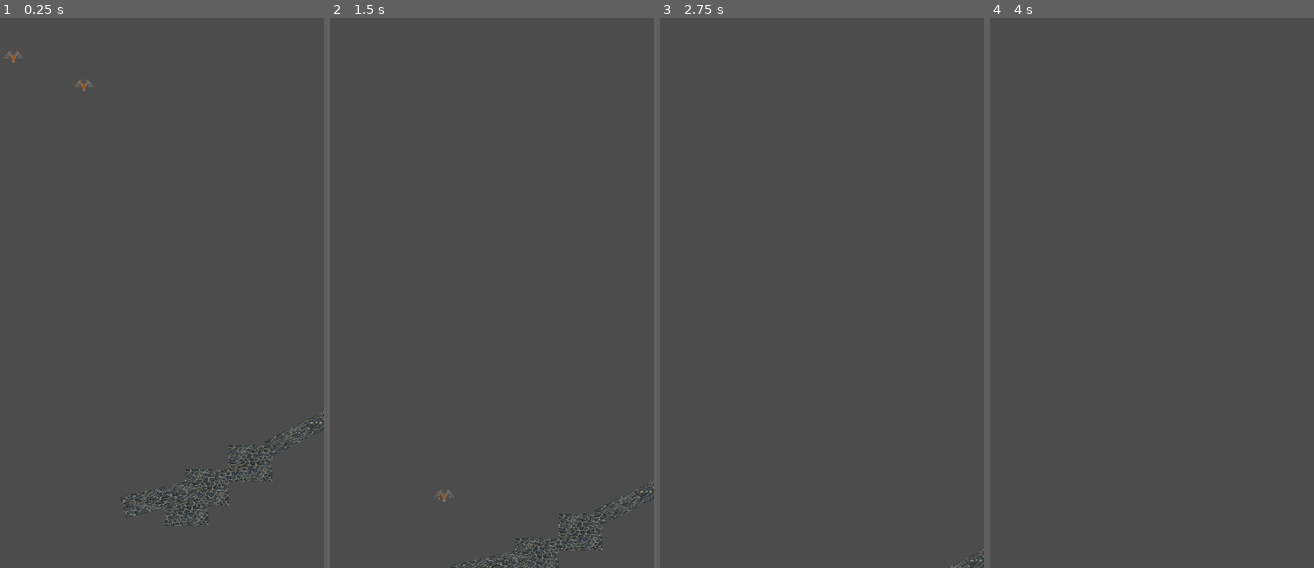
Above: before the commit, frames 1-4 (left to right).
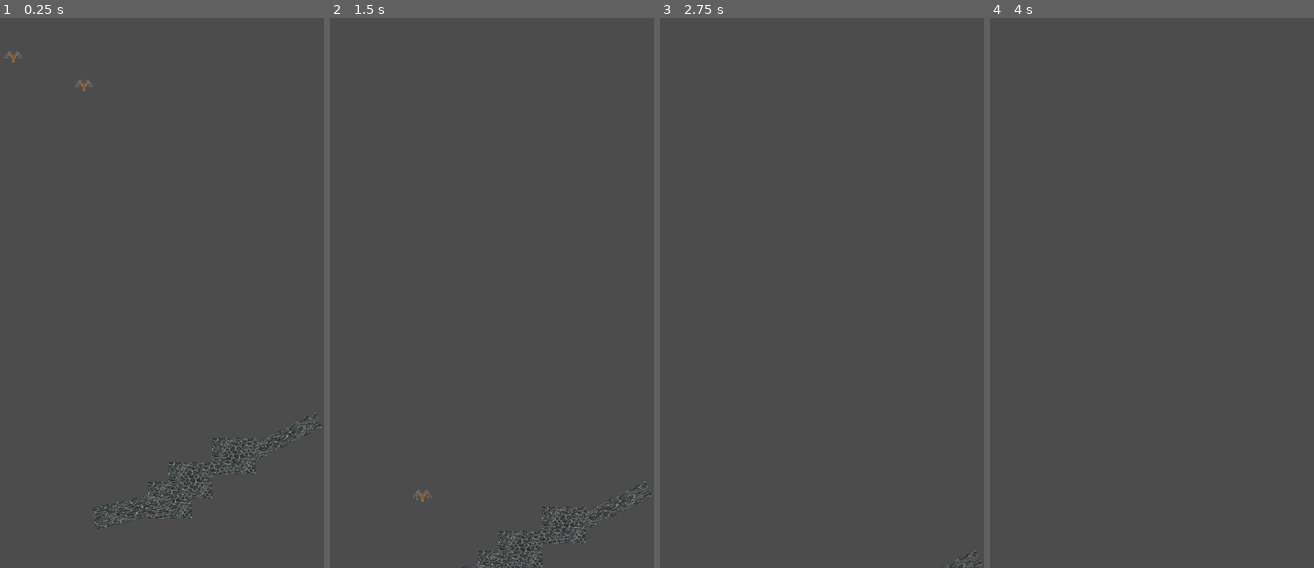
Above: after the commit, the same moments.

Repository: downhillGames/WebOfWar
Game: Godot game, scene res://MAin.tscn
The game is run twice, just before and just after one commit, with the same random seed, the same clock (stepped at 60 frames per second) and the same inputs.
Inputs:
- Up to frame 1 (0.25 s): no input
- Up to frame 2 (1.5 s): tap Enter (ui_accept) at 0.5, 0.77 s; hold D (2p_right) from 0.53 s (still down); tap Q (2p_accept) at 0.6, 1.35 s
- Up to frame 3 (2.75 s): tap Enter (ui_accept) at 1.52 s; release D (2p_right) at 2.03 s; hold A (2p_left) from 2.03 s (still down); tap Q (2p_accept) at 2.1 s
- Up to frame 4 (4 s): release A (2p_left) at 2.78 s; hold D (2p_right) from 2.78 s (still down); tap Q (2p_accept) at 2.85, 3.6 s; tap Enter (ui_accept) at 3.02, 3.5, 3.77 s

The runs differ from the first frame. In frame 1, 2.2% of the frame differs, in the area x 28-100%, y 71-93%; in frame 2, 1.6%; in frame 3, 0.1%; in frame 4, nothing differs.
Error before the commit: Invalid set index 'position' (on base: 'Nil') with value of type 'Vector2'. (res://test.gd:60)
Error after the commit: Invalid set index 'position' (on base: 'Nil') with value of type 'Vector2'. (res://test.gd:61)

Commit message:
nacaio update 5:45

Diff:
--- a/MAin.tscn
+++ b/MAin.tscn
@@ -27,16 +27,16 @@
 scale = Vector2( 0.109062, 0.143089 )
 texture = ExtResource( 2 )
 
-[node name="KinematicBody2D2" type="KinematicBody2D" parent="."]
+[node name="Trash" type="KinematicBody2D" parent="."]
 position = Vector2( 114, 35 )
 scale = Vector2( 0.25, 0.25 )
 script = ExtResource( 5 )
 
-[node name="CollisionShape2D" type="CollisionShape2D" parent="KinematicBody2D2"]
+[node name="CollisionShape2D" type="CollisionShape2D" parent="Trash"]
 position = Vector2( 12, 0 )
 shape = SubResource( 1 )
 
-[node name="Sprite" type="Sprite" parent="KinematicBody2D2"]
+[node name="Sprite" type="Sprite" parent="Trash"]
 position = Vector2( -500, -208 )
 scale = Vector2( 0.109062, 0.143089 )
 texture = ExtResource( 2 )
--- a/Platform_test.tscn
+++ b/Platform_test.tscn
@@ -1,20 +1,28 @@
-[gd_scene load_steps=3 format=2]
+[gd_scene load_steps=4 format=2]
 
 [ext_resource path="res://Assets/Cobblestone.png" type="Texture" id=1]
 
 [sub_resource type="RectangleShape2D" id=2]
 extents = Vector2( 234.937, 228.09 )
 
+[sub_resource type="Animation" id=3]
+resource_name = "trackslash"
+length = 0.666667
+step = 0.166667
+
 [node name="Platform_test" type="StaticBody2D"]
 position = Vector2( -4, 1 )
 scale = Vector2( 0.5, 0.5 )
 
 [node name="Sprite" type="Sprite" parent="."]
-position = Vector2( 74, 34 )
+position = Vector2( 14, 8 )
 scale = Vector2( 0.308594, 0.259766 )
 texture = ExtResource( 1 )
 
 [node name="CollisionShape2D" type="CollisionShape2D" parent="."]
-position = Vector2( 74, 32.0001 )
+position = Vector2( 14, 8 )
 scale = Vector2( 0.308594, 0.259766 )
 shape = SubResource( 2 )
+
+[node name="slash_attack" type="AnimationPlayer" parent="."]
+anims/trackslash = SubResource( 3 )
--- a/Spider2.gd
+++ b/Spider2.gd
@@ -44,3 +44,5 @@
 		on_floor = true
 	else:
 		on_floor = false
+
+# Create a Tween object and add it to the node you want to animate
--- a/platform1.tscn
+++ b/platform1.tscn
@@ -6,19 +6,27 @@
 scale = Vector2( 0.970749, 0.59053 )
 
 [node name="Platform_test" parent="." instance=ExtResource( 1 )]
-position = Vector2( -371.878, 93.1367 )
+position = Vector2( -240.021, 123.618 )
+scale = Vector2( -0.694973, 1.30768 )
 
 [node name="Platform_test4" parent="." instance=ExtResource( 1 )]
-position = Vector2( 116.405, 281.104 )
-rotation = 0.286172
-scale = Vector2( 1.36393, 0.5 )
+position = Vector2( -234.863, 8.46735 )
+rotation = 0.00368677
+scale = Vector2( 0.429013, 0.594125 )
 
 [node name="Platform_test2" parent="." instance=ExtResource( 1 )]
-position = Vector2( -297.406, 125.333 )
-rotation = 0.231113
-scale = Vector2( 1.54289, -0.472683 )
+position = Vector2( -336.149, 259.614 )
+rotation = 0.011236
+scale = Vector2( -0.750295, 1.30509 )
 
 [node name="Platform_test3" parent="." instance=ExtResource( 1 )]
-position = Vector2( -59.7476, 152.406 )
-rotation = 0.610744
-scale = Vector2( 1.49953, 0.393359 )
+position = Vector2( -296.515, 15.9152 )
+rotation = 0.0257756
+scale = Vector2( 0.402057, 0.749654 )
+
+[node name="Platform_test5" parent="." instance=ExtResource( 1 )]
+position = Vector2( -166.881, 15.2405 )
+
+[node name="Platform_test" parent="Platform_test5" instance=ExtResource( 1 )]
+position = Vector2( 144.219, -27.0943 )
+scale = Vector2( 0.76582, 0.991918 )
--- a/platform2.tscn
+++ b/platform2.tscn
@@ -5,22 +5,22 @@
 [node name="platform2" type="Node2D"]
 
 [node name="Platform_test" parent="." instance=ExtResource( 1 )]
-position = Vector2( -71, -8 )
+position = Vector2( -80, 10 )
 
 [node name="Platform_test2" parent="." instance=ExtResource( 1 )]
-position = Vector2( 0, -44 )
+position = Vector2( 90, 81 )
 scale = Vector2( 0.25, 0.25 )
 
 [node name="Platform_test3" parent="." instance=ExtResource( 1 )]
-position = Vector2( -154, 71 )
+position = Vector2( -234, -45 )
 rotation = -0.444815
-scale = Vector2( 0.73083, 0.364173 )
+scale = Vector2( 0.643187, 0.625721 )
 
 [node name="Platform_test4" parent="." instance=ExtResource( 1 )]
-position = Vector2( 124, -60 )
+position = Vector2( 120, -112 )
 rotation = -0.462806
 scale = Vector2( 0.5, 0.267999 )
 
 [node name="Platform_test5" parent="." instance=ExtResource( 1 )]
-position = Vector2( 29, -56 )
+position = Vector2( 22, -103 )
 scale = Vector2( 0.763948, 0.163657 )
--- a/platform3.tscn
+++ b/platform3.tscn
@@ -5,27 +5,26 @@
 [node name="platform3" type="Node2D"]
 
 [node name="Platform_test" parent="." instance=ExtResource( 1 )]
-position = Vector2( -6, 40 )
-rotation = -0.621794
-scale = Vector2( 0.075223, 0.84837 )
+position = Vector2( 108, 30 )
+__meta__ = {
+"_edit_lock_": true
+}
 
 [node name="Platform_test2" parent="." instance=ExtResource( 1 )]
-position = Vector2( -102, 14 )
-scale = Vector2( -1.04668, 0.210881 )
+position = Vector2( 106, -35 )
 
 [node name="Platform_test3" parent="." instance=ExtResource( 1 )]
-position = Vector2( -59, 85 )
-rotation = 0.31817
-scale = Vector2( 1.52901, -0.138945 )
+position = Vector2( 46, -63 )
 
 [node name="Platform_test4" parent="." instance=ExtResource( 1 )]
-position = Vector2( -198, -72 )
-rotation = 0.426317
-scale = Vector2( 0.690208, -0.128579 )
-__meta__ = {
-"_edit_group_": true
-}
+position = Vector2( 0, -62 )
 
 [node name="Platform_test5" parent="." instance=ExtResource( 1 )]
-position = Vector2( -98, 18 )
-scale = Vector2( 0.356014, 1.80037 )
+position = Vector2( -49, -32 )
+
+[node name="Platform_test6" parent="." instance=ExtResource( 1 )]
+position = Vector2( -104, -2 )
+
+[node name="Platform_test7" parent="." instance=ExtResource( 1 )]
+position = Vector2( -83, 18 )
+scale = Vector2( -0.443648, 0.464406 )
--- a/platform4.tscn
+++ b/platform4.tscn
@@ -4,27 +4,20 @@
 
 [node name="Node2D" type="Node2D"]
 
+[node name="Platform_test" parent="." instance=ExtResource( 1 )]
+position = Vector2( -28, -20 )
+
 [node name="Platform_test2" parent="." instance=ExtResource( 1 )]
-position = Vector2( 45, 11 )
-rotation = 0.755736
-scale = Vector2( 0.37698, -2.36081 )
+position = Vector2( -99, 0 )
 
 [node name="Platform_test3" parent="." instance=ExtResource( 1 )]
-position = Vector2( 33, 37 )
-rotation = 2.59172
-scale = Vector2( 1.27388, 0.104835 )
+position = Vector2( 40, -45 )
 
 [node name="Platform_test4" parent="." instance=ExtResource( 1 )]
-position = Vector2( -344, 130 )
-rotation = -0.259349
-scale = Vector2( 0.866596, 0.164588 )
+position = Vector2( -80, 137 )
 
 [node name="Platform_test5" parent="." instance=ExtResource( 1 )]
-position = Vector2( -135, 70 )
-rotation = 0.141019
-scale = Vector2( 1.0125, 0.111042 )
+position = Vector2( -162, 55 )
 
 [node name="Platform_test6" parent="." instance=ExtResource( 1 )]
-position = Vector2( -248, 99 )
-rotation = -0.288371
-scale = Vector2( 0.872611, 0.141988 )
+position = Vector2( -269, 51 )
--- a/platform5.tscn
+++ b/platform5.tscn
@@ -5,21 +5,22 @@
 [node name="Node2D" type="Node2D"]
 
 [node name="Platform_test" parent="." instance=ExtResource( 1 )]
-position = Vector2( -85, 61 )
-rotation = -0.0110145
-scale = Vector2( 1.00837, 0.307525 )
+position = Vector2( 67, 20 )
 
 [node name="Platform_test2" parent="." instance=ExtResource( 1 )]
-position = Vector2( 18, 81 )
-rotation = 0.222466
-scale = Vector2( 0.828141, 0.186138 )
+position = Vector2( 202, 81 )
 
 [node name="Platform_test3" parent="." instance=ExtResource( 1 )]
-position = Vector2( -197, -30 )
-rotation = -0.903347
-scale = Vector2( 0.131012, 1.64404 )
+position = Vector2( 84, -27 )
 
 [node name="Platform_test4" parent="." instance=ExtResource( 1 )]
-position = Vector2( 134, 127 )
-rotation = 0.0971303
-scale = Vector2( 1.03997, 0.173445 )
+position = Vector2( 149, 25 )
+
+[node name="Platform_test5" parent="." instance=ExtResource( 1 )]
+position = Vector2( 28, 66 )
+
+[node name="Platform_test6" parent="." instance=ExtResource( 1 )]
+position = Vector2( -13, 126 )
+
+[node name="Platform_test7" parent="." instance=ExtResource( 1 )]
+position = Vector2( -92, 97 )
--- a/platform6.tscn
+++ b/platform6.tscn
@@ -5,25 +5,26 @@
 [node name="Node2D" type="Node2D"]
 
 [node name="Platform_test" parent="." instance=ExtResource( 1 )]
-position = Vector2( -11, -49 )
+position = Vector2( 124, 8 )
 scale = Vector2( 0.791023, 0.53807 )
 
 [node name="Platform_test2" parent="." instance=ExtResource( 1 )]
-position = Vector2( 94, -102 )
+position = Vector2( 18, -113 )
 
 [node name="Platform_test3" parent="." instance=ExtResource( 1 )]
-position = Vector2( -208, 22 )
+position = Vector2( -217, 108 )
 scale = Vector2( -0.273068, 0.400489 )
 
 [node name="Platform_test4" parent="." instance=ExtResource( 1 )]
-position = Vector2( -148, 32 )
+position = Vector2( -121, 14 )
 rotation = 1.61319
 scale = Vector2( 0.379905, 0.583686 )
 
 [node name="Platform_test5" parent="." instance=ExtResource( 1 )]
-position = Vector2( -134, 7 )
+position = Vector2( -58, 102 )
 scale = Vector2( 0.881193, 0.485024 )
 
 [node name="Platform_test6" parent="." instance=ExtResource( 1 )]
-position = Vector2( 158, -157 )
-scale = Vector2( 0.226629, 0.840821 )
+position = Vector2( 272, -226 )
+rotation = 0.989229
+scale = Vector2( 0.311306, 1.40128 )
--- a/platform7.tscn
+++ b/platform7.tscn
@@ -5,38 +5,22 @@
 [node name="Node2D" type="Node2D"]
 
 [node name="Platform_test" parent="." instance=ExtResource( 1 )]
-position = Vector2( -19, -277 )
-rotation = -0.446743
-scale = Vector2( 1.49365, 0.175152 )
+position = Vector2( -180, 23 )
 
 [node name="Platform_test2" parent="." instance=ExtResource( 1 )]
-position = Vector2( 62, -27 )
-scale = Vector2( 1.23983, 0.269946 )
+position = Vector2( -130, -16 )
 
 [node name="Platform_test3" parent="." instance=ExtResource( 1 )]
-position = Vector2( 145, -356 )
-scale = Vector2( 0.328088, 0.714746 )
+position = Vector2( -76, 25 )
 
 [node name="Platform_test4" parent="." instance=ExtResource( 1 )]
-position = Vector2( 206, 14 )
+position = Vector2( -9, 50 )
 
 [node name="Platform_test5" parent="." instance=ExtResource( 1 )]
-position = Vector2( -310, -220 )
-scale = Vector2( 0.591231, 0.213552 )
+position = Vector2( 58, -13 )
 
 [node name="Platform_test6" parent="." instance=ExtResource( 1 )]
-position = Vector2( -275, -155 )
-rotation = -0.839529
-scale = Vector2( 0.209598, 1.67994 )
+position = Vector2( -248, 92 )
 
-[node name="Platform_test7" parent="." instance=ExtResource( 1 )]
-position = Vector2( 278, 62 )
-
-[node name="Platform_test8" parent="." instance=ExtResource( 1 )]
-position = Vector2( 103, -266 )
-scale = Vector2( -1.45925, -0.291168 )
-
-[node name="Platform_test9" parent="." instance=ExtResource( 1 )]
-position = Vector2( -120, -53 )
-rotation = -1.13921
-scale = Vector2( 0.279789, 1.92564 )
+[node name="Platform_test" parent="Platform_test6" instance=ExtResource( 1 )]
+position = Vector2( 550, -262 )
--- a/platform8.tscn
+++ b/platform8.tscn
@@ -5,7 +5,7 @@
 [node name="platform8" type="Node2D"]
 
 [node name="Platform_test" parent="." instance=ExtResource( 1 )]
-position = Vector2( -287, 111 )
+position = Vector2( -219, 106 )
 rotation = -0.0669382
 
 [node name="Platform_test2" parent="." instance=ExtResource( 1 )]
@@ -16,10 +16,7 @@
 scale = Vector2( 0.740001, 0.5 )
 
 [node name="Platform_test4" parent="." instance=ExtResource( 1 )]
-position = Vector2( -50, -31 )
+position = Vector2( -62, -15 )
 rotation = -0.0299132
 
 [node name="Platform_test5" parent="." instance=ExtResource( 1 )]
-position = Vector2( 19, -65.9999 )
-rotation = -0.368722
-scale = Vector2( 1.55059, 0.210743 )
--- a/platform9.tscn
+++ b/platform9.tscn
@@ -5,18 +5,18 @@
 [node name="platform9" type="Node2D"]
 
 [node name="Platform_test" parent="." instance=ExtResource( 1 )]
-position = Vector2( -280, -129 )
+position = Vector2( -319, -168 )
 scale = Vector2( 0.272709, 0.358368 )
 
 [node name="Platform_test2" parent="." instance=ExtResource( 1 )]
-position = Vector2( -243, -79 )
+position = Vector2( -276, -165 )
 
 [node name="Platform_test3" parent="." instance=ExtResource( 1 )]
-position = Vector2( -172, -29 )
+position = Vector2( -214, -134 )
 
 [node name="Platform_test4" parent="." instance=ExtResource( 1 )]
-position = Vector2( -104, 40 )
-scale = Vector2( 0.771987, -0.298564 )
+position = Vector2( -138, -91 )
+scale = Vector2( 0.411987, -0.298564 )
 
 [node name="Platform_test5" parent="." instance=ExtResource( 1 )]
-position = Vector2( 11, 61 )
+position = Vector2( -77, -80 )
--- a/test.gd
+++ b/test.gd
@@ -21,8 +21,9 @@
 var object_array = []
 
 func _ready():
+	randomize()
 
-	randomize()
+
 	var object
 	var rand = randi() % 6
 	for i in range(200):
